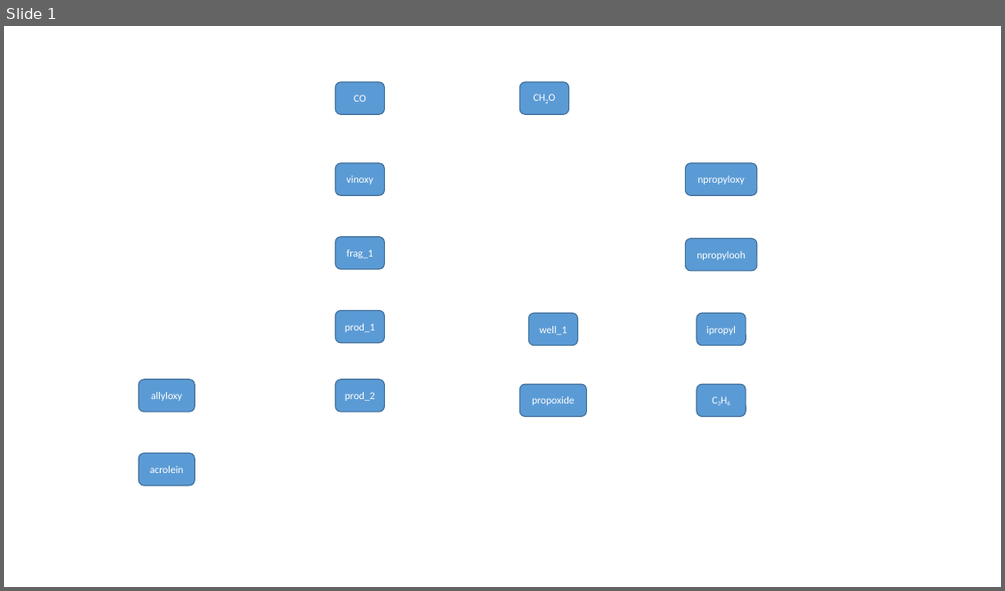
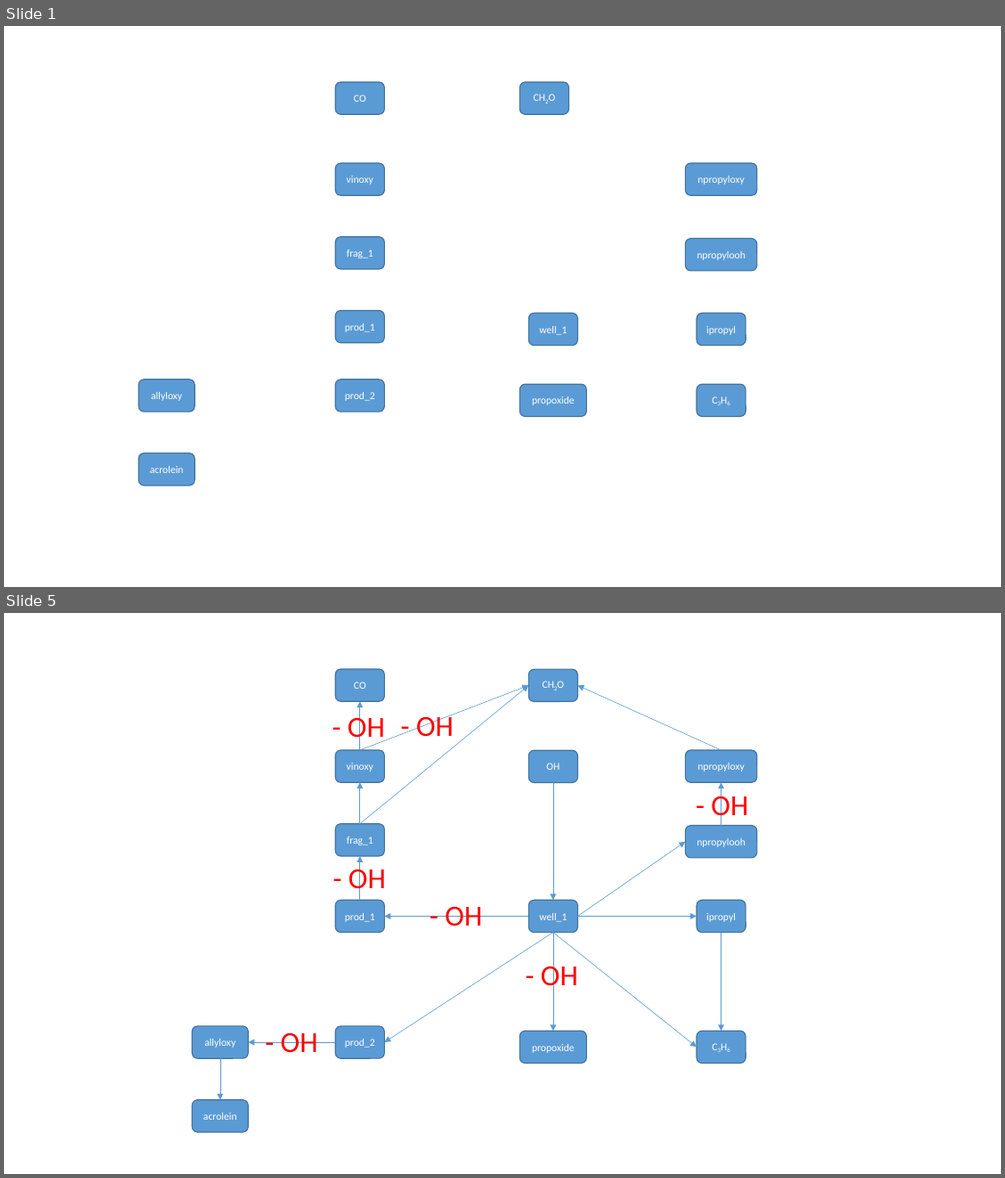
Before and after one commit to AdamPI314/Catalytic-Cycle, a slide deck: theory/figures/n_propane_figures.pptx. Shown one above the other, each under a label of ours: slide 1 before the commit, slides 1 and 5 after it; the slides between them are not shown. The pictures are 1005x591 and 1005x1178 pixels, drawn with LibreOffice and Linux fonts; fonts in the diff are those of the drawing. Boxes give left, top, right and bottom in pixels: in the first picture for what was removed or moved away, otherwise in the second. Text is boxed around its words. In the diff, an @@ line names an element or a change of style, - is before the commit and + after.

```diff
--- a/theory/figures/n_propane_figures.pptx
+++ b/theory/figures/n_propane_figures.pptx
@@ slide 5 added at bbox=[4, 613, 1001, 1174], background #FFFFFF @@
@@ group added at bbox=[134, 650, 809, 1159]: 17 arrows, 15 rounded rectangles, 7 texts, 1 rectangle @@
+prod_1
+frag_1
+vinoxy
+CH2O
+CO
+well_1
+ipropyl
+C3H6
+prod_2
+allyloxy
+acrolein
+propoxide
+npropylooh
+npropyloxy
+OH
+- OH
+- OH
+- OH
+- OH
+- OH
+- OH
+- OH
```
Also in this commit, not shown: 1 slide changed, 4 other slides added, 2 other files.
